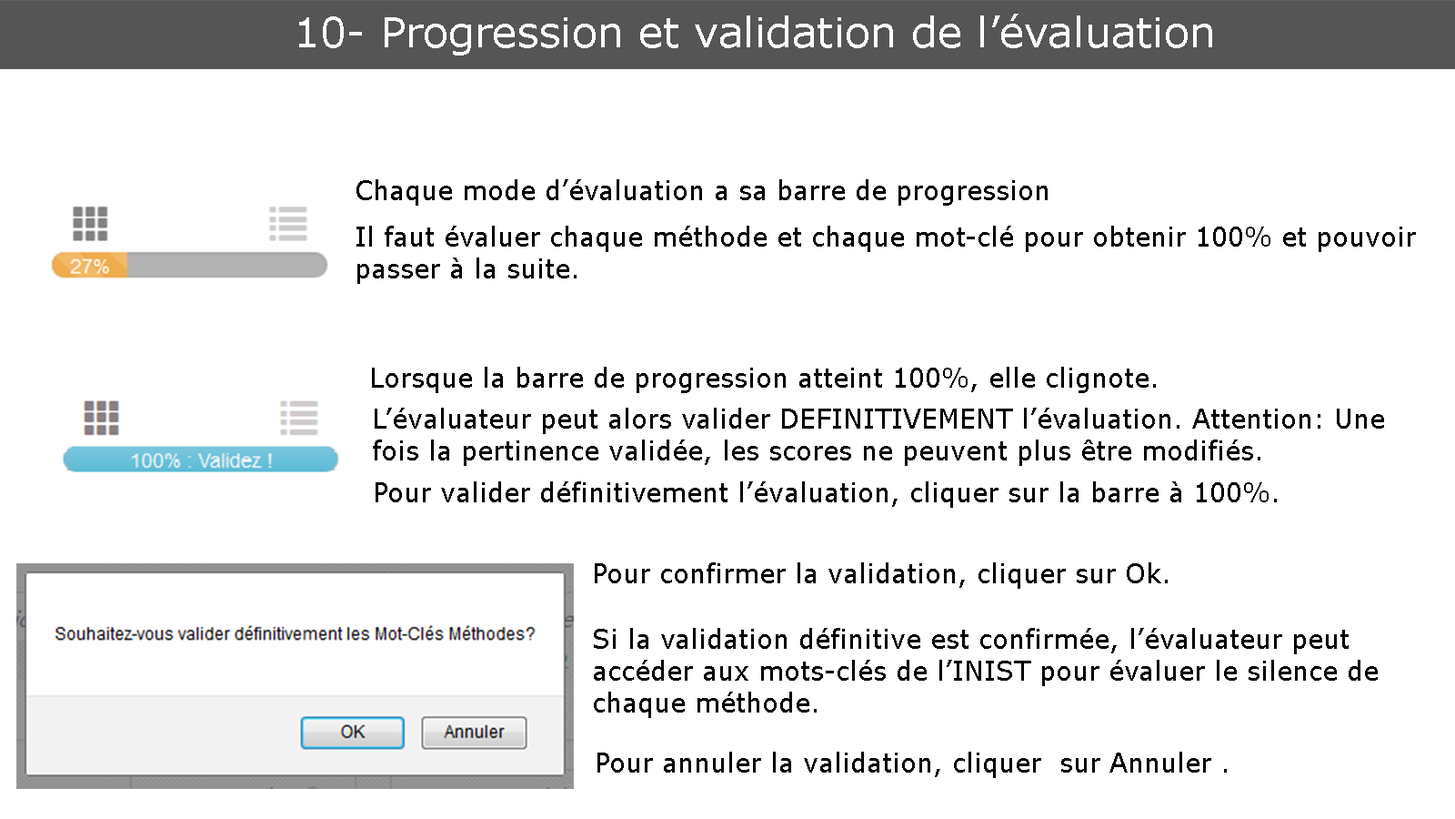
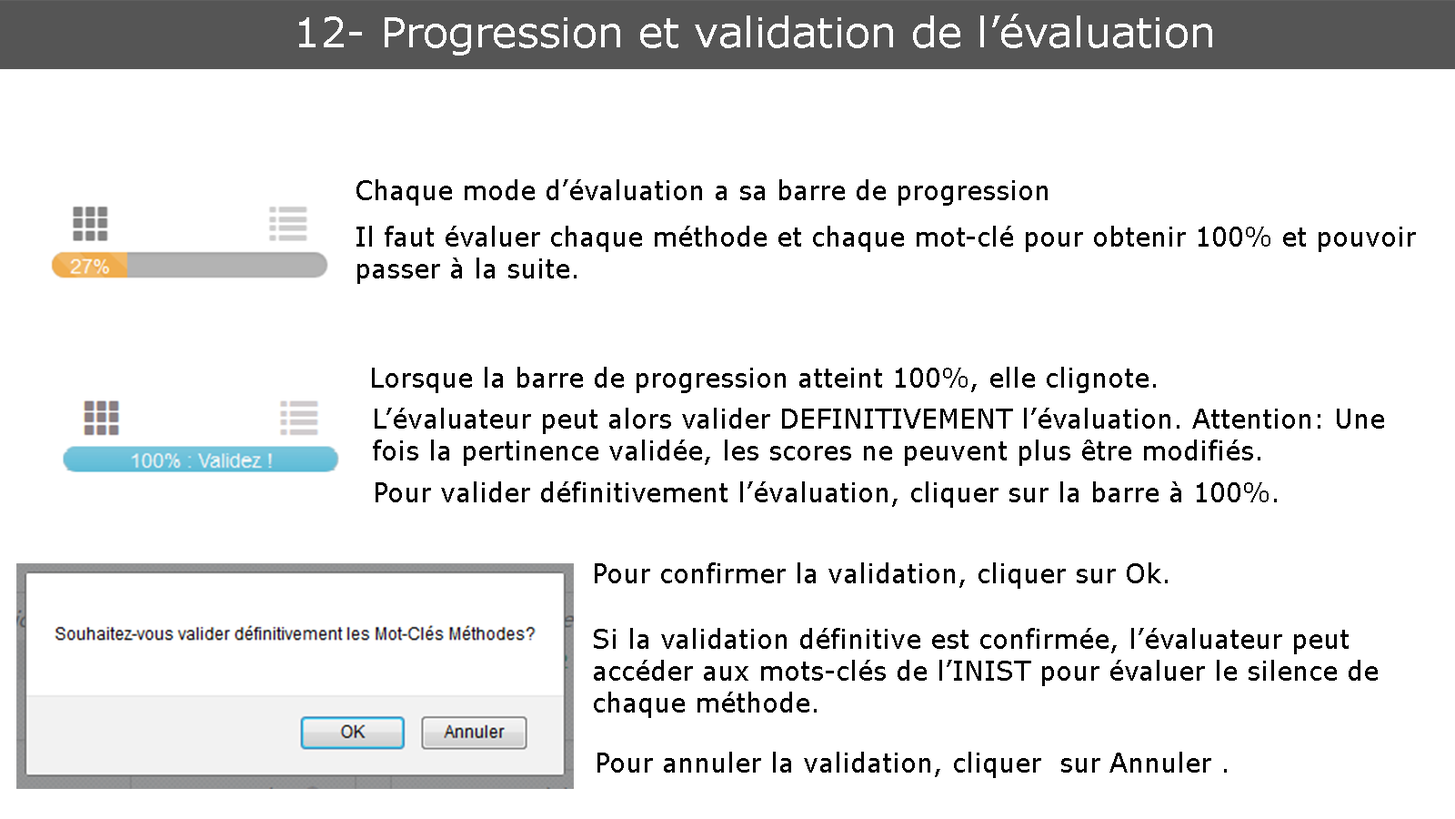
Layered file, before and after one edit (1455 x 819). Changes by layer:
renamed "10- Progression et validation de l’évaluation" to "12- Progression et validation de l’évaluation", painted on it over [322, 16, 344, 49]
